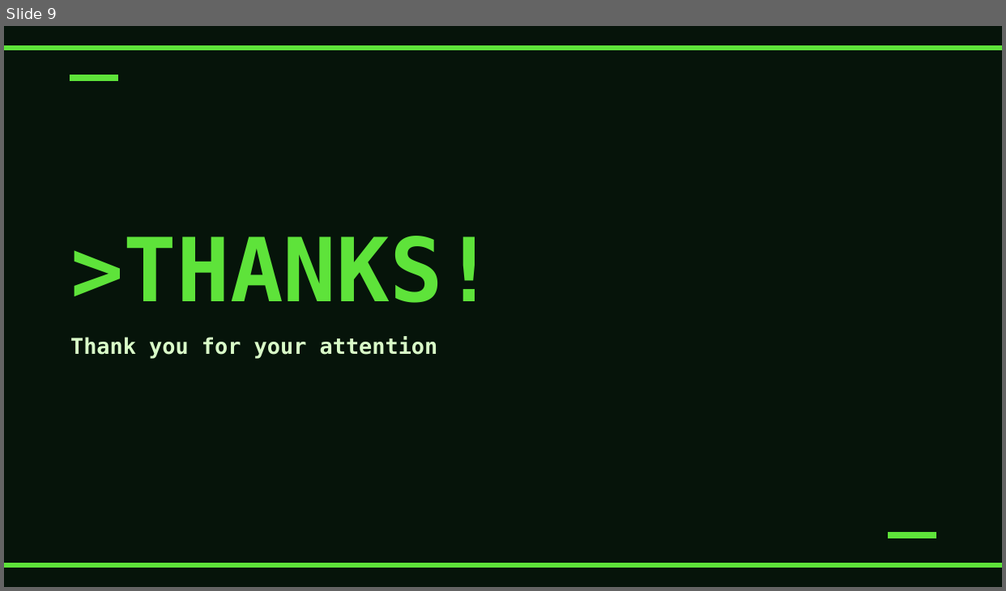
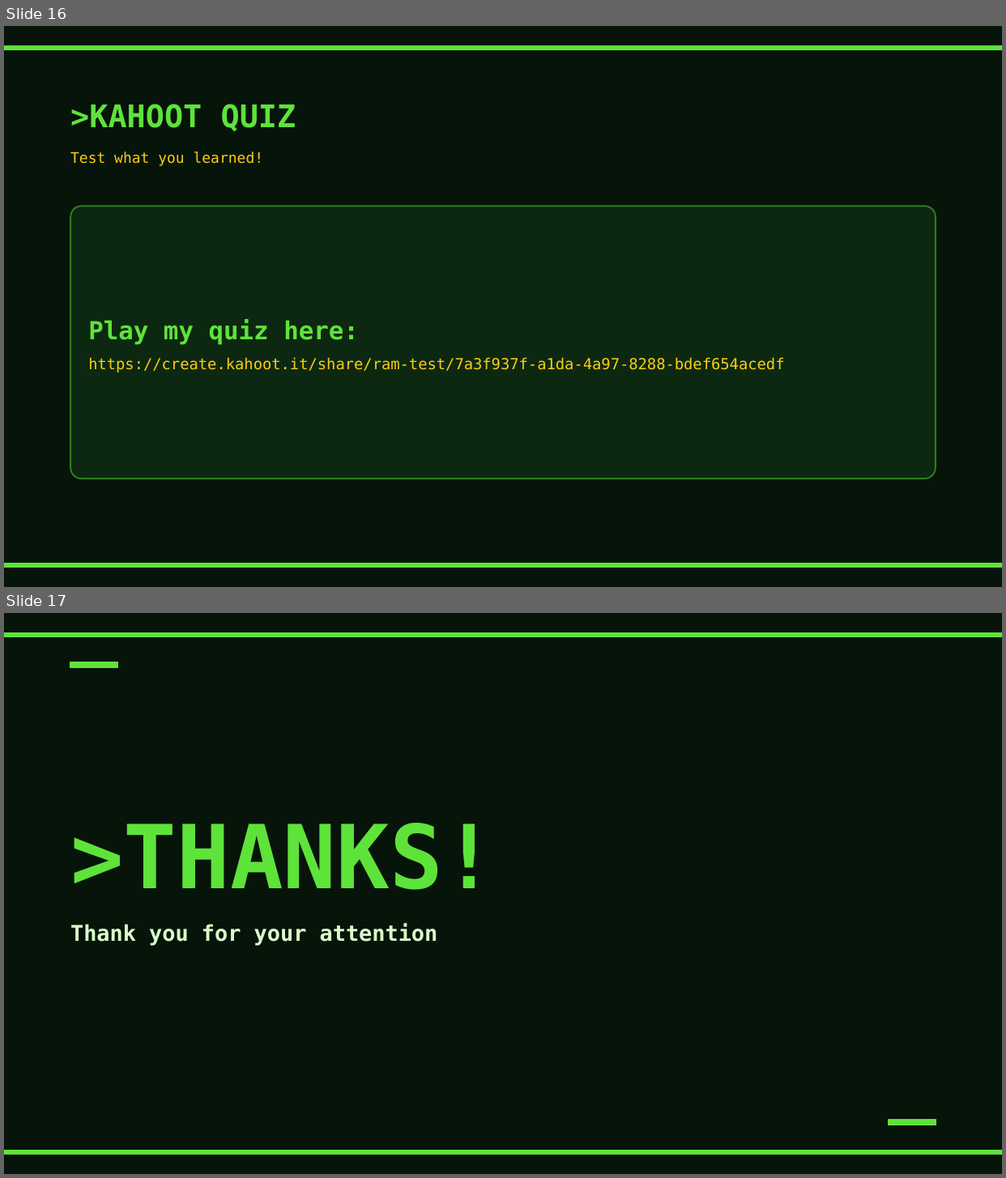
Before and after one commit to alumno851298-stack/RAM, a slide deck: RAM-presentation.pptx. Shown one above the other, each under a label of ours: slide 9 before the commit, slides 16 and 17 after it. The pictures are 1006x591 and 1006x1178 pixels, drawn with LibreOffice and Linux fonts; fonts in the diff are those of the drawing. Boxes give left, top, right and bottom in pixels: in the first picture for what was removed or moved away, otherwise in the second. Text is boxed around its words. In the diff, an @@ line names an element or a change of style, - is before the commit and + after.

```diff
--- a/RAM-presentation.pptx
+++ b/RAM-presentation.pptx
@@ slide 16 added at <box>4,26,1002,587</box>, background #06140A @@
@@ freeform shape added at <box>4,46,1002,49</box>, fill #5EE33A, outline #5EE33A 1.5 pt @@
@@ text added at <box>70,104,296,131</box>, 45 pt, text #5EE33A, bold @@
+>KAHOOT QUIZ
@@ text added at <box>70,152,264,166</box>, 21 pt, text #FACC15 @@
+Test what you learned!
@@ rounded rectangle added at <box>70,206,935,479</box>, fill #0C2810, outline #2F7D1F 2.25 pt, 22 pt, text #FACC15 @@
+Play my quiz here:
+https://create.kahoot.it/share/ram-test/7a3f937f-a1da-4a97-8288-bdef654acedf
@@ freeform shape added at <box>4,564,1002,567</box>, fill #5EE33A, outline #5EE33A 1.5 pt @@
@@ what was slide 9 is now slide 17 @@
```
Also in this commit, not shown: 7 other slides added.
